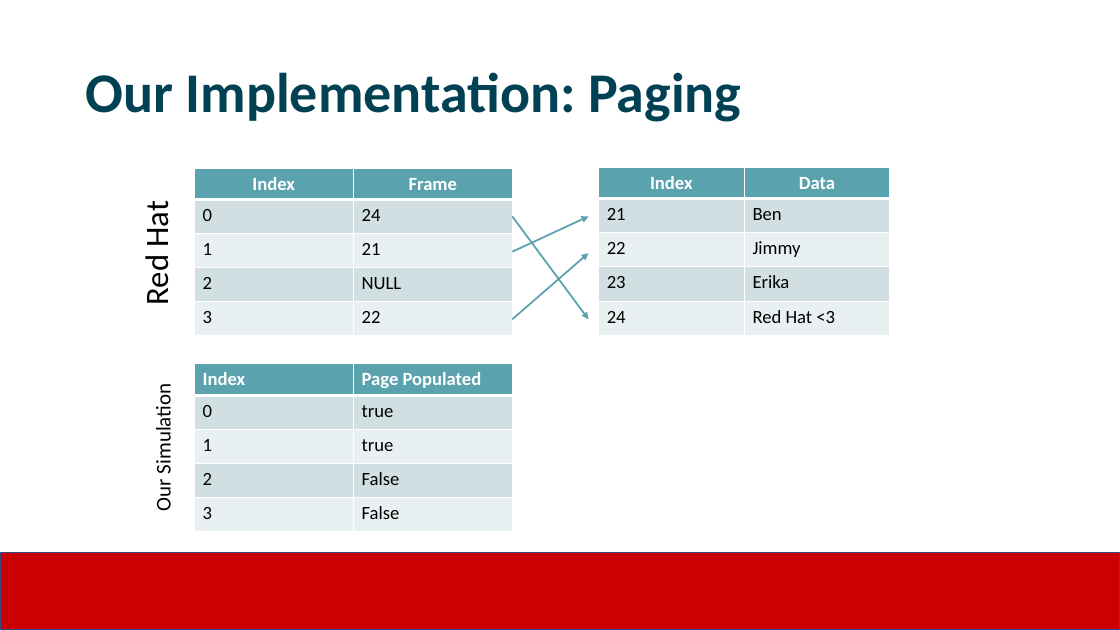
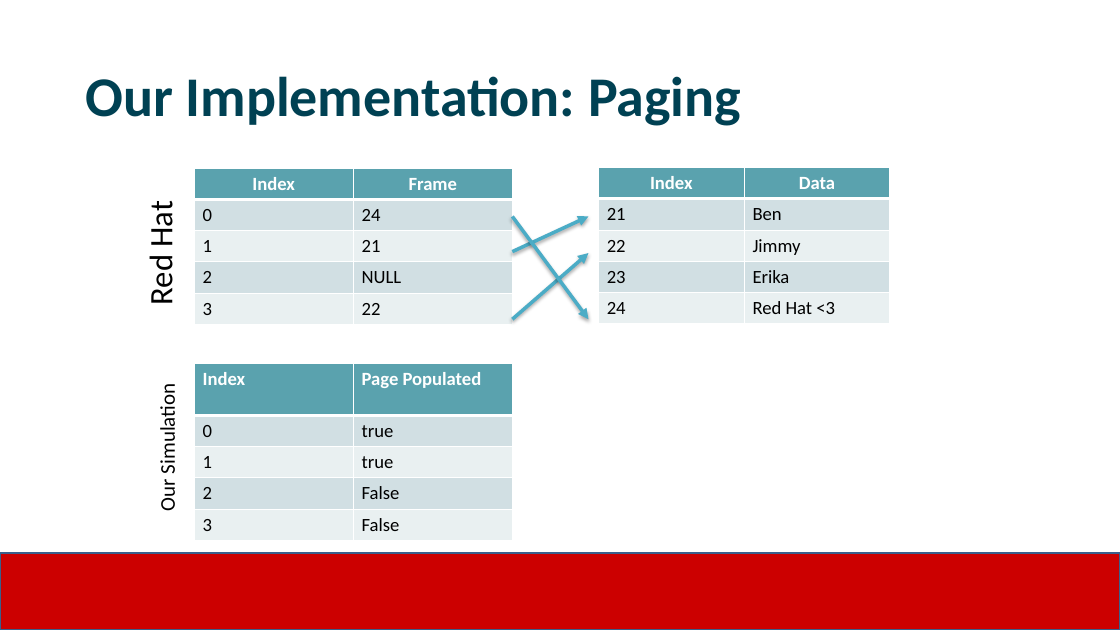
Before and after one commit to JimmyJHickey/Rambunctious-Homunculi, a slide deck: slide 4 of reports/RedHat_Presentation.pptx. Drawn at 1120x630 pixels with LibreOffice and Linux fonts; fonts in the diff are those of the drawing; background and template pictures are left out. Boxes give left, top, right and bottom in pixels: in the first picture for what was removed or moved away, otherwise in the second. Text is boxed around its words. In the diff, an @@ line names an element or a change of style, - is before the commit and + after.

```diff
--- a/reports/RedHat_Presentation.pptx
+++ b/reports/RedHat_Presentation.pptx
@@ text "Our Implementation: Paging" at box(85, 76, 741, 126): line spacing 0.9 to 1 @@
@@ text "Red Hat": place and size @@
-text "Red Hat" at box(137, 205, 177, 303)
+text "Red Hat" at box(141, 205, 181, 303)
@@ table at box(194, 168, 512, 320) @@
@@ fill #D2E0E3 to #D1DFE3 in 4 cells @@
@@ fill #EAF0F2 to #E9F0F1 in 4 cells @@
@@ borders changed @@
@@ table at box(598, 168, 891, 320) @@
@@ fill #D2E0E3 to #D1DFE3 in 4 cells @@
@@ fill #EAF0F2 to #E9F0F1 in 4 cells @@
@@ borders changed @@
@@ arrow removed from (513, 252) to (589, 217) @@
@@ arrow removed from (513, 217) to (589, 319) @@
@@ freeform shape added at box(513, 217, 589, 252), outline #4BACC6 3 pt @@
@@ freeform shape added at box(513, 217, 589, 319), outline #4BACC6 3 pt @@
@@ arrow removed from (513, 319) to (589, 253) @@
@@ freeform shape added at box(513, 253, 589, 319), outline #4BACC6 3 pt @@
@@ table at box(194, 364, 512, 535) @@
@@ fill #D2E0E3 to #D1DFE3 in 4 cells @@
@@ fill #EAF0F2 to #E9F0F1 in 4 cells @@
@@ borders changed @@
@@ rectangle at box(0, 553, 1120, 630): outline #374B7F 1 pt to #3A5F8C 2 pt @@
```
Also in this commit, not shown: 10 other slides changed.
